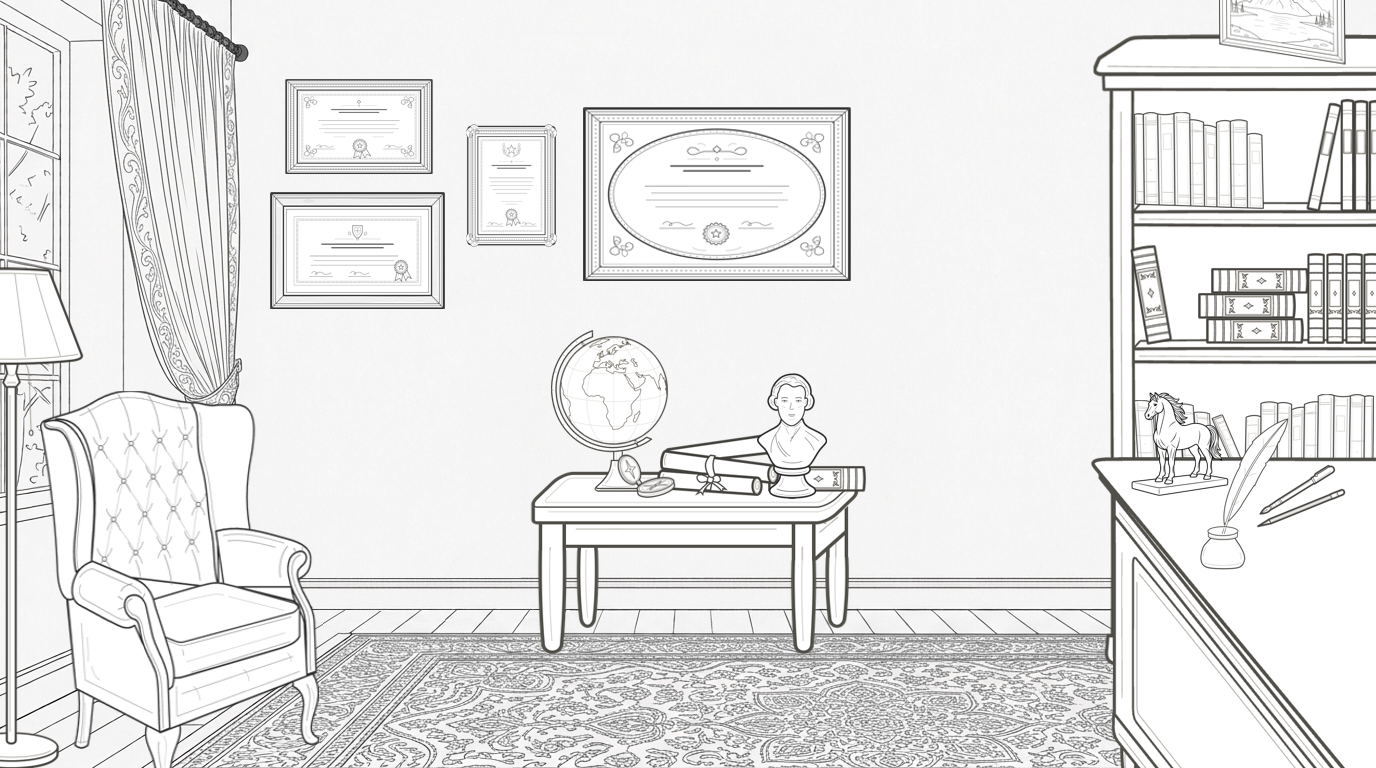
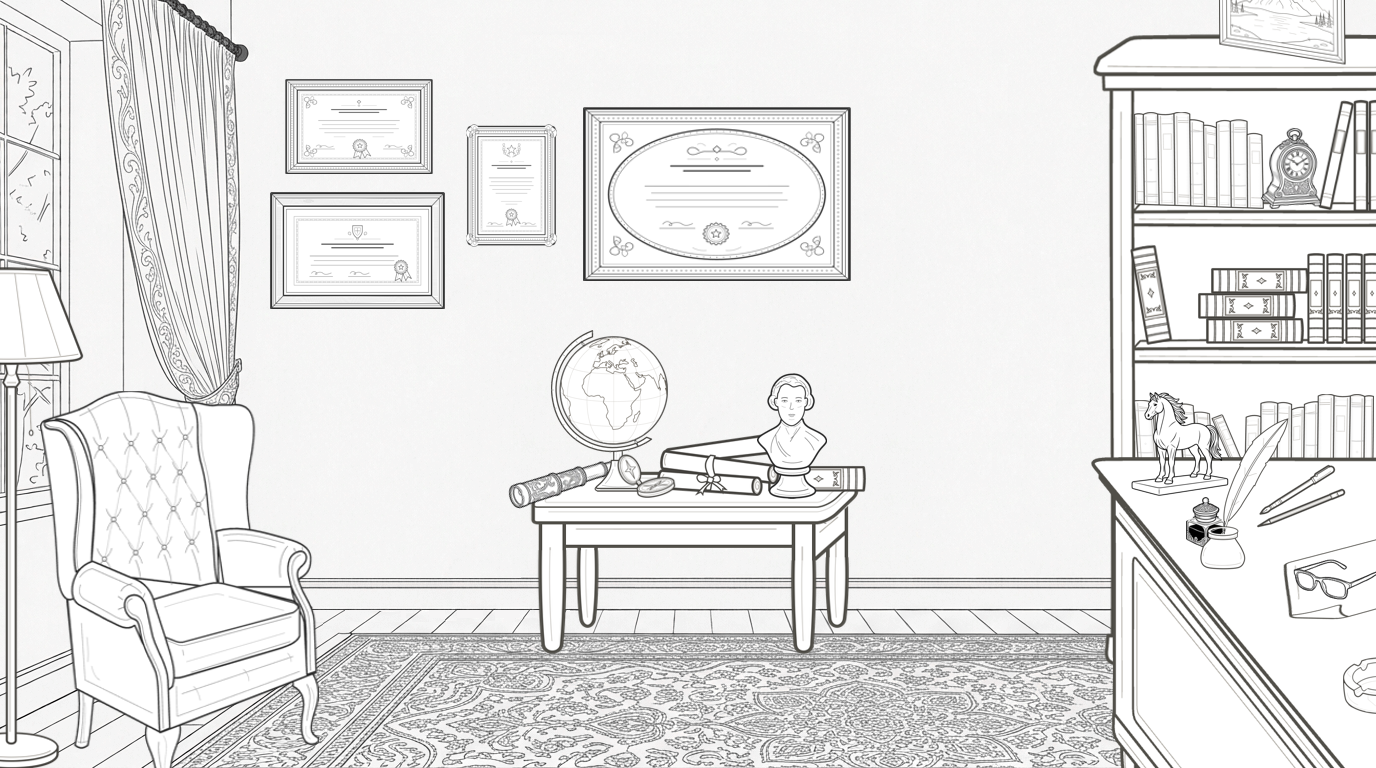
Layered file, before and after one edit (1376×768). Changes by layer:
added layer "glasses-reference-clean.png" above "paper-sheet-blank.png" over [1283, 539, 1376, 620]
added layer "paper-sheet-blank.png" above "diploma-01.png" over [1216, 506, 1376, 620]
added layer "ashtray.png" above "ink-bottle.png" over [1343, 657, 1376, 714]
added layer "ink-bottle.png" above "quill-feather.png" over [1186, 497, 1225, 548]
added layer "telescope.png" above "rolled-papers.png" over [508, 460, 611, 509]
added layer "mantel-clock.png" above "table-short-wide-fancy.png" over [1261, 99, 1344, 213]
painted on "book-spine-03-small.png" (1st of 4) over [1280, 98, 1355, 213]
hid "book-spine-03-small.png" (2nd of 4) over [1280, 98, 1355, 213]
